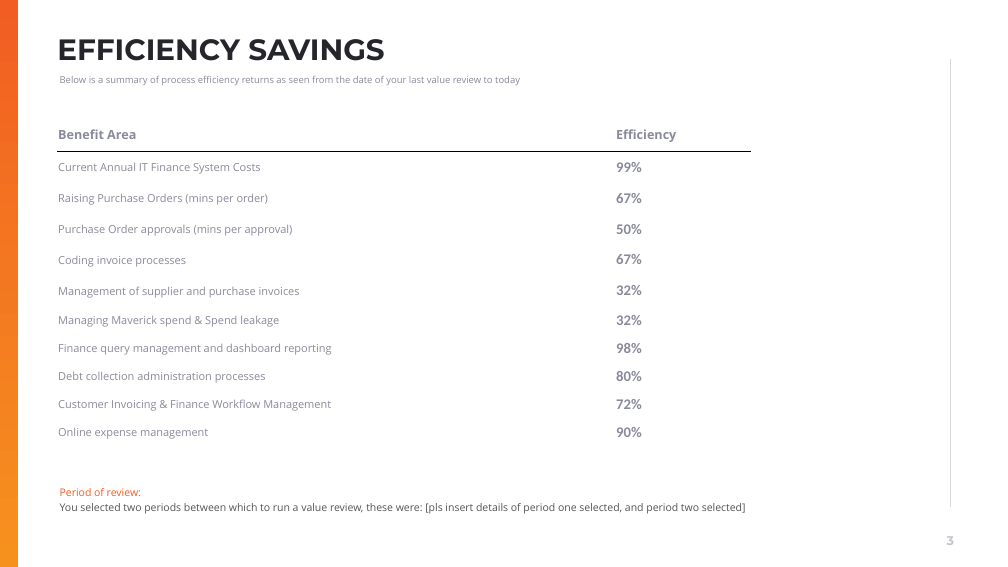
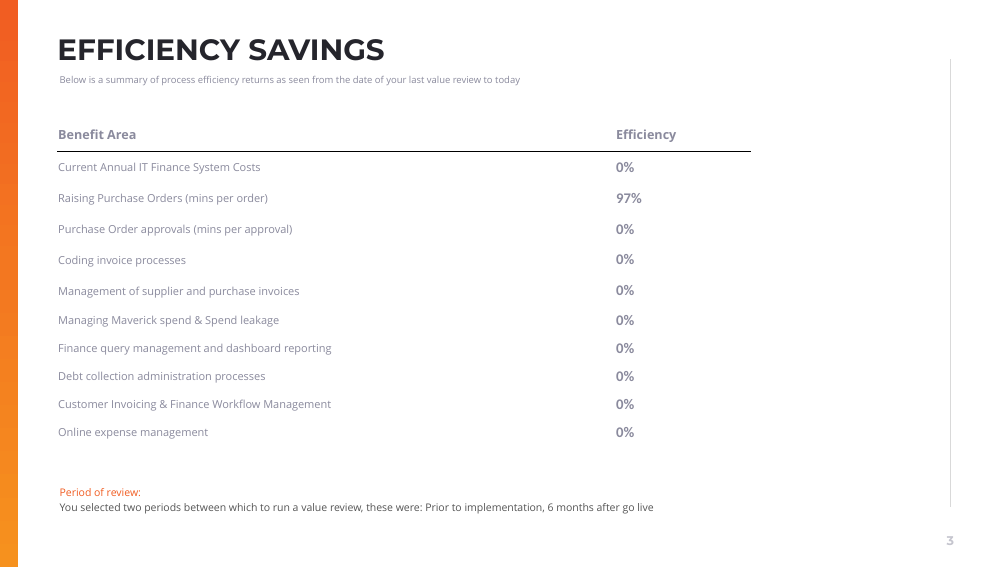
Before and after one commit to muratozdemirpiblo/ppt-api, a slide deck: slide 3 of questionare_output.pptx. Drawn at 1008x567 pixels with LibreOffice and Linux fonts; fonts in the diff are those of the drawing; background and template pictures are left out. Boxes give left, top, right and bottom in pixels: in the first picture for what was removed or moved away, otherwise in the second. Text is boxed around its words. In the diff, an @@ line names an element or a change of style, - is before the commit and + after.

```diff
--- a/questionare_output.pptx
+++ b/questionare_output.pptx
@@ table at box(57, 117, 751, 446) @@
-row 2, column 2: 99%
+row 2, column 2: 0%
-row 3, column 2: 67%
+row 3, column 2: 97%
-row 4, column 2: 50%
+row 4, column 2: 0%
-row 5, column 2: 67%
+row 5, column 2: 0%
-row 6, column 2: 32%
+row 6, column 2: 0%
-row 7, column 2: 32%
+row 7, column 2: 0%
-row 8, column 2: 98%
+row 8, column 2: 0%
-row 9, column 2: 80%
+row 9, column 2: 0%
-row 10, column 2: 72%
+row 10, column 2: 0%
-row 11, column 2: 90%
+row 11, column 2: 0%
@@ text at box(60, 488, 653, 514): text changed @@
-Period of review:
-You selected two periods between which to run a value review, these were: [pls insert details of period one selected, and period two selected]
+Period of review:
+You selected two periods between which to run a value review, these were: Prior to implementation, 6 months after go live
```
Also in this commit, not shown: 2 other slides changed, 2 other files.
